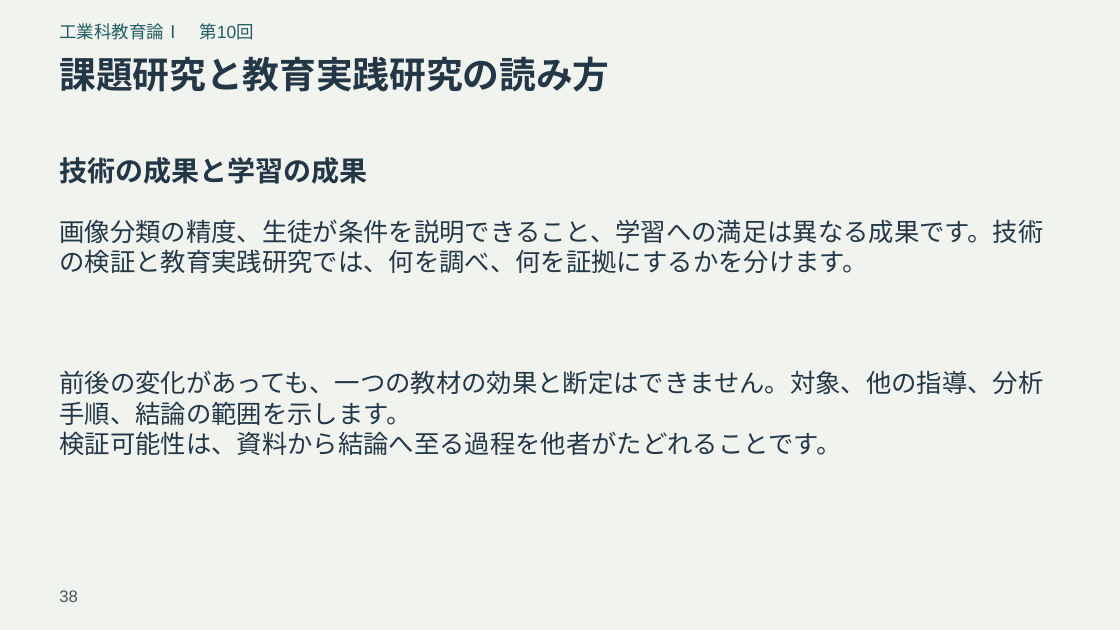
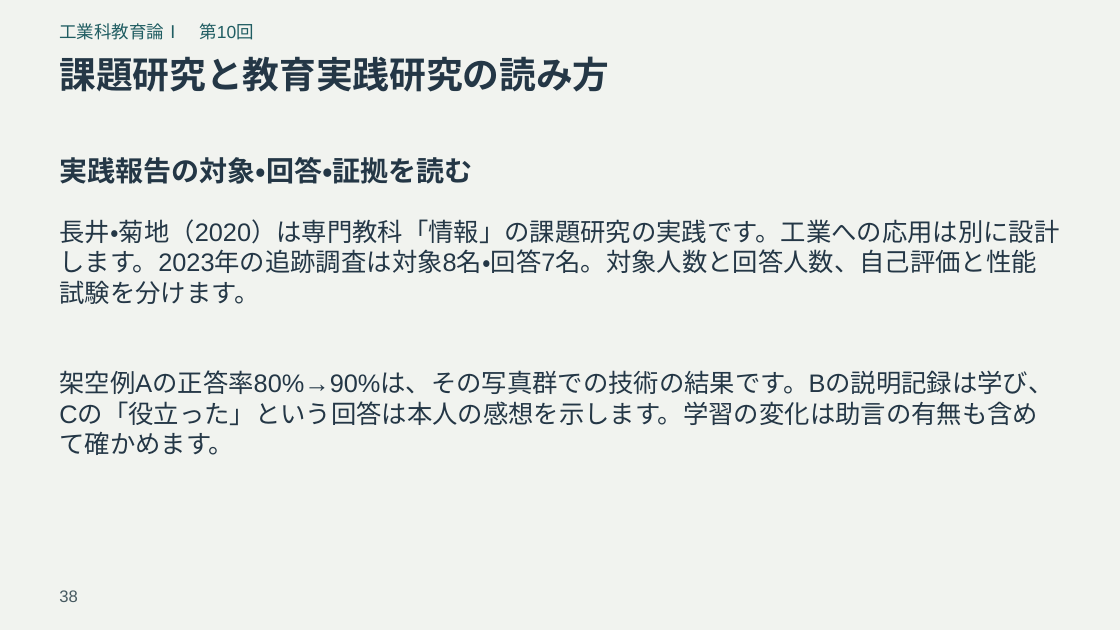
Before and after one commit to zooc-14calbp/industrial-education-i, a slide deck: slide 38 of reorganized/20261105/expanded/slides.pptx. Drawn at 1120x630 pixels with LibreOffice and Linux fonts; fonts in the diff are those of the drawing. Boxes give left, top, right and bottom in pixels: in the first picture for what was removed or moved away, otherwise in the second. Text is boxed around its words. In the diff, an @@ line names an element or a change of style, - is before the commit and + after.

```diff
--- a/reorganized/20261105/expanded/slides.pptx
+++ b/reorganized/20261105/expanded/slides.pptx
@@ text at (x1=59, y1=157, x2=472, y2=184): text changed @@
-技術の成果と学習の成果
+実践報告の対象・回答・証拠を読む
@@ text at (x1=59, y1=219, x2=1059, y2=304): text changed @@
-画像分類の精度、生徒が条件を説明できること、学習への満足は異なる成果です。技術の検証と教育実践研究では、何を調べ、何を証拠にするかを分けます。
+長井・菊地（2020）は専門教科「情報」の課題研究の実践です。工業への応用は別に設計します。2023年の追跡調査は対象8名・回答7名。対象人数と回答人数、自己評価と性能試験を分けます。
@@ text at (x1=59, y1=370, x2=1053, y2=455): text changed @@
-前後の変化があっても、一つの教材の効果と断定はできません。対象、他の指導、分析手順、結論の範囲を示します。
-検証可能性は、資料から結論へ至る過程を他者がたどれることです。
+架空例Aの正答率80%→90%は、その写真群での技術の結果です。Bの説明記録は学び、Cの「役立った」という回答は本人の感想を示します。学習の変化は助言の有無も含めて確かめます。
```
Also in this commit, not shown: 7 other slides changed, 12 other files.
